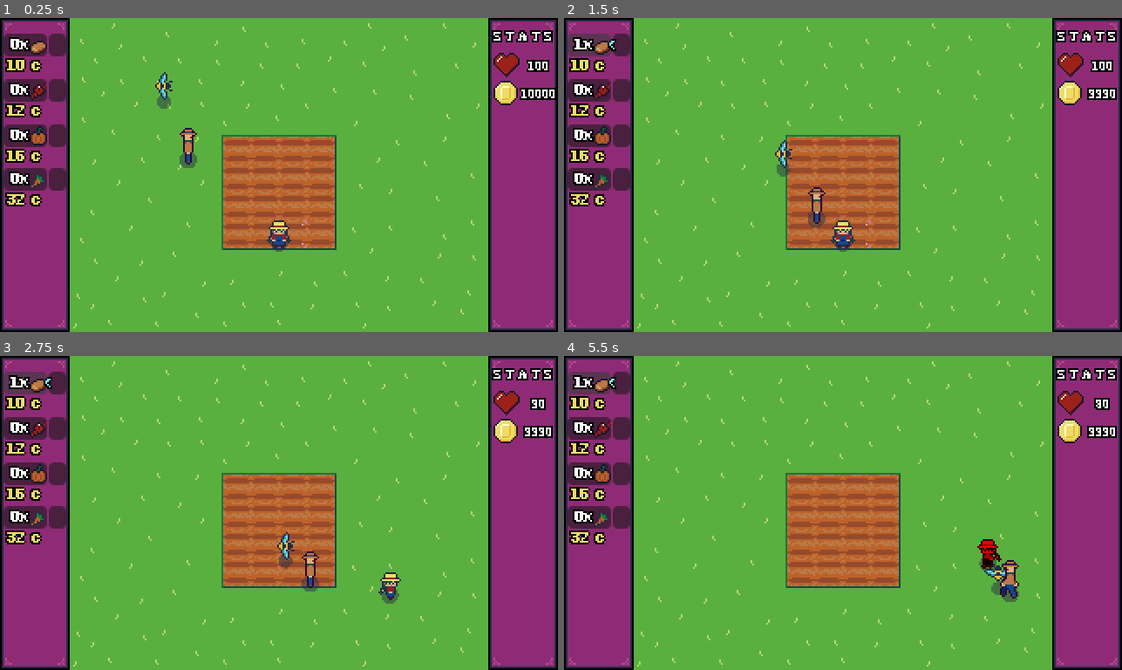
Above: before the commit, frames 1-4 (two rows, left to right).
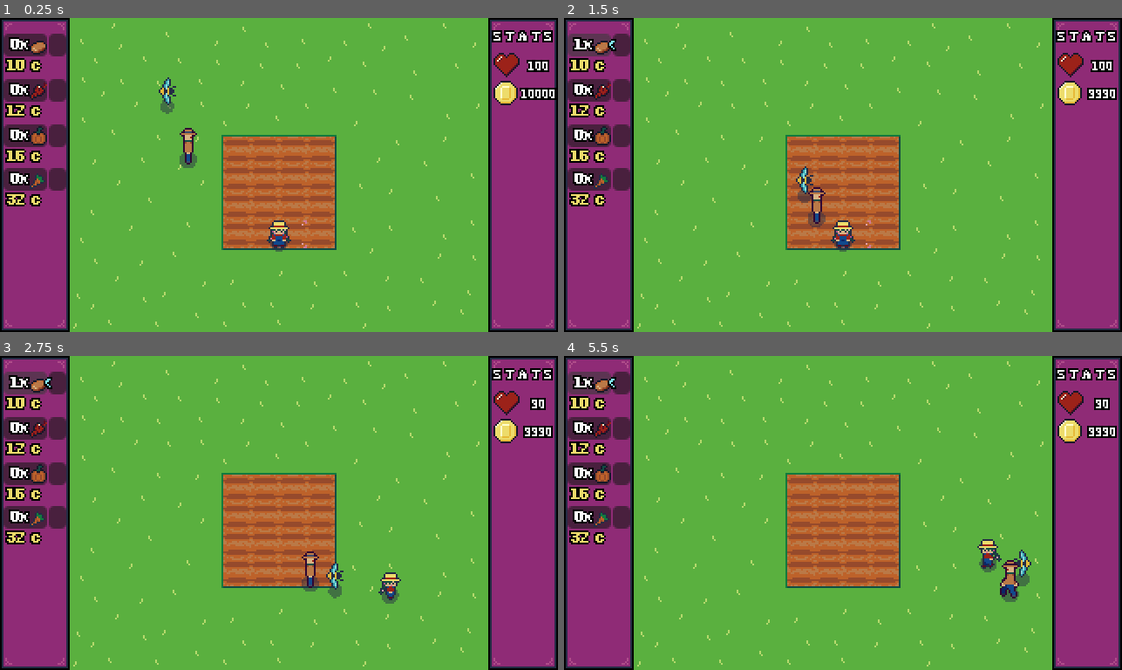
Above: after the commit, the same moments.

Repository: ghoulBlade3/harvest_bounty
Game: Godot game, scene res://main.tscn
The game is run twice, just before and just after one commit, with the same random seed, the same clock (stepped at 60 frames per second) and the same inputs.
Inputs (mouse positions are in pixels of both pictures, inside the frame that each line leads up to):
- Up to frame 1 (0.25 s): no input
- Up to frame 2 (1.5 s): click (619, 46) at 0.52 s; click (591, 46) at 1.27 s
- Up to frame 3 (2.75 s): hold D (move_right) from 2.03 s (still down); tap J (attack) at 2.1 s
- Up to frame 4 (5.5 s): release D (move_right) at 2.78 s; hold S (move_down) 2.78-3.53 s; tap J (attack) at 2.85, 3.8, 4.55, 5.1 s; hold D (move_right) 3.53-4.28 s; tap E (interact) at 3.6 s; hold W (move_up) 4.28-5.03 s; tap R (water) at 4.35 s; hold A (move_left) from 5.03 s (still down)

The runs differ from the first frame. In frame 1, 0.2% of the frame differs, in the area x 27-32%, y 17-31%; in frame 2, 0.4%; in frame 3, 0.4%; in frame 4, 0.6%, in the area x 74-96%, y 15-77%.

Commit message:
changed bee health and speed

Diff:
--- a/scenes/enemy_bee.tscn
+++ b/scenes/enemy_bee.tscn
@@ -122,11 +122,13 @@
 
 [node name="enemy_ai_component" parent="." unique_id=1405403973 node_paths=PackedStringArray("dir_animation_player") instance=ExtResource("3_l1hcj")]
 dir_animation_player = NodePath("../directional_animation_component")
+kSpeed = 3200.0
 
 [node name="directional_animation_component" parent="." unique_id=532363149 node_paths=PackedStringArray("sprite") instance=ExtResource("4_8rts1")]
 sprite = NodePath("../enemy_bounty_hunter_sprite")
 
 [node name="health_component" parent="." unique_id=369237019 instance=ExtResource("5_nu5c3")]
+kMaxHealth = 50
 
 [node name="attack_component" parent="." unique_id=200530912 instance=ExtResource("6_85sb7")]
 
--- a/scenes/player_attack.tscn
+++ b/scenes/player_attack.tscn
@@ -43,7 +43,7 @@
 collision_layer = 2
 collision_mask = 2
 script = ExtResource("1_pqjam")
-attack_damage = 1.0
+attack_damage = 25.0
 knockback_amnt = 2800.0
 
 [node name="attack_animation" type="AnimatedSprite2D" parent="." unique_id=463895561]
--- a/test_enemy.gd
+++ /dev/null
@@ -1,15 +0,0 @@
-extends CharacterBody2D
-@onready var pathfinding_component: pathfinding_component = $"pathfinding-component"
-var last_velocity_normalized = Vector2.ZERO
-
-func _process(delta):
-	velocity = pathfinding_component.pathfind(global_position, delta)
-
-	#if velocity.normalized() != last_velocity_normalized:
-		#position.x = round(position.x)
-		#position.y = round(position.y)
-
-	#last_velocity_normalized = velocity.normalized()
-
-	move_and_slide()
-	pass
Not shown, removed: test_enemy.gd.uid
